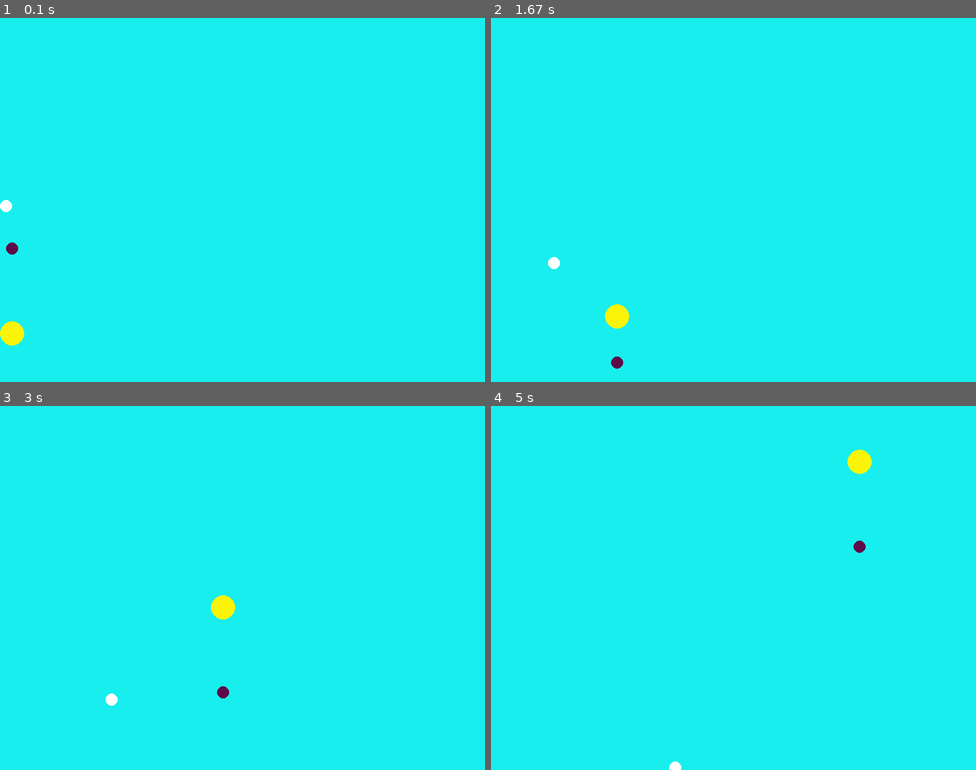
Above: before the commit, frames 1-4 (two rows, left to right).
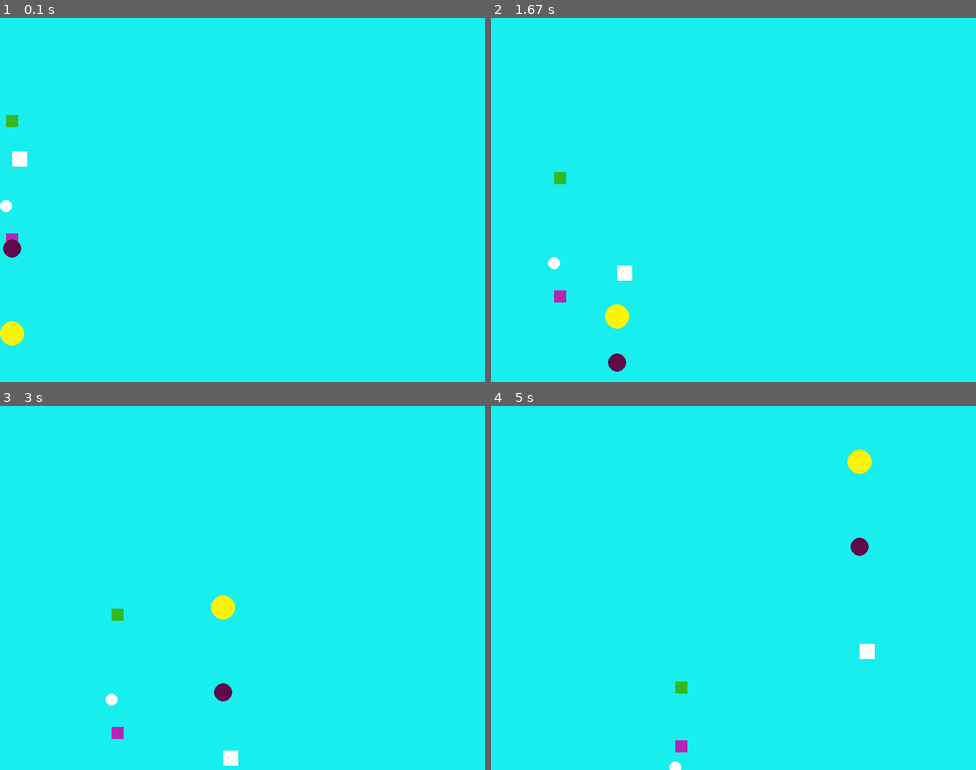
Above: after the commit, the same moments.

Repository: Juan4919/intro-pygame
Game: pygame game, started from main.py
Same seed, same stepped clock (60 frames per second), same inputs: the game is played once before the commit and once after it.
Inputs:
- Up to frame 1 (0.1 s): no input
- Up to frame 2 (1.67 s): no input
- Up to frame 3 (3 s): no input
- Up to frame 4 (5 s): no input

The runs differ from the first frame. In frame 1, 0.3% of the frame differs, in the area x 0-6%, y 26-66%; in frame 2, 0.4%, in the area x 13-30%, y 42-98%; in frame 3, 0.4%; in frame 4, 0.4%.

Commit message:
creacion y aplicacion de la clase Figura

Diff:
--- a/figura_class.py
+++ b/figura_class.py
@@ -1,12 +1,13 @@
 import pygame as pg
 
-class Rectangulo:
-    def __init__(self,pos_x,pos_y, color=(255,255,255),w=20,h=20,vx=1,vy=1):
+class Figura:
+    def __init__(self,pos_x,pos_y, color=(255,255,255),w=20,h=20,radio=10, vx=1,vy=1 ):
         self.pos_x = pos_x
         self.pos_y = pos_y
         self.color = color
         self.w = w
         self.h = h
+        self.radio = radio
         self.vx = vx
         self.vy = vy
 
@@ -19,28 +20,8 @@
         if self.pos_y == 600 or self.pos_y == 0:
             self.vy = self.vy*-1
 
-    def dibujar(self,sourface):
-        pg.draw.rect( sourface,self.color, (self.pos_x,self.pos_y,self.w,self.h) )
+    def dibujarRectangulo(self,surface):
+        pg.draw.rect( surface,self.color, (self.pos_x,self.pos_y,self.w,self.h) )
 
-
-class Circulo:
-    def __init__(self,pos_x,pos_y,color=(255,255,255),radio = 10,vx=1,vy=1 ):
-        self.pos_x = pos_x
-        self.pos_y = pos_y
-        self.color = color
-        self.radio = radio
-        self.vx = vx
-        self.vy = vy
-
-
-    def mover(self):
-        self.pos_x += self.vx
-        self.pos_y += self.vy
-        if self.pos_x == 800 or self.pos_x==0:
-            self.vx = self.vx*-1
-
-        if self.pos_y == 600 or self.pos_y == 0:
-            self.vy = self.vy*-1
-
-    def dibujar(self,sourface):
-        pg.draw.circle( sourface,self.color,(self.pos_x,self.pos_y),self.radio )
+    def dibujarCirculo(self,surface):
+        pg.draw.circle( surface,self.color,(self.pos_x,self.pos_y),self.radio )
--- a/main.py
+++ b/main.py
@@ -1,5 +1,5 @@
 import pygame as pg
-from figura_class import Rectangulo,Circulo
+from figura_class import Figura
 
 #inicializar todos los modulos de pygame, pantallas, objetos, sonidos,teclado,etc
 pg.init()
@@ -8,15 +8,15 @@
 pg.display.set_caption( "Intro Pygame" )#agregar un titulo a mi ventana
 
 game_over = True
-"""
-rectangulo1 = Rectangulo(0,300,(185, 36, 183))
-rectangulo2 = Rectangulo(0,350,vx=2,vy=2)
-rectangulo3 = Rectangulo(0,360,(52, 185, 36))
-"""
 
-circulo1 = Circulo(0,300)
-circulo2 = Circulo(0,360,( 95, 10, 72 ),vx=2,vy=2)
-circulo3 = Circulo(0,500,( 251, 244, 8),20,2,2)
+rectangulo1 =  Figura(0,345,(185, 36, 183))
+rectangulo2 = Figura(0,200,vx=2,vy=2,w=25,h=25)
+rectangulo3 = Figura(0,150,(52, 185, 36))
+
+
+circulo1 = Figura(0,300)
+circulo2 = Figura(0,360,( 95, 10, 72 ),radio=15,vx=2,vy=2)
+circulo3 = Figura(0,500,( 251, 244, 8),radio=20,vx=2,vy=2)
 
 while game_over:
 
@@ -27,22 +27,22 @@
 
     pantalla.fill( ( 24, 238, 238) )#asignar un color a la pantalla
 
-    """
+
     rectangulo1.mover()
     rectangulo2.mover()
     rectangulo3.mover()
 
-    rectangulo1.dibujar(pantalla)
-    rectangulo2.dibujar(pantalla)
-    rectangulo3.dibujar(pantalla)
-    """
+    rectangulo1.dibujarRectangulo(pantalla)
+    rectangulo2.dibujarRectangulo(pantalla)
+    rectangulo3.dibujarRectangulo(pantalla)
+
     circulo1.mover()
     circulo2.mover()
     circulo3.mover()
 
-    circulo1.dibujar(pantalla)
-    circulo2.dibujar(pantalla)
-    circulo3.dibujar(pantalla)
+    circulo1.dibujarCirculo(pantalla)
+    circulo2.dibujarCirculo(pantalla)
+    circulo3.dibujarCirculo(pantalla)
 
     pg.display.flip()#funcion para cargar toda la configuracion que va dentro de la pantalla
 
--- /dev/null
+++ b/old_figura_class.py
@@ -0,0 +1,46 @@
+import pygame as pg
+
+class Rectangulo:
+    def __init__(self,pos_x,pos_y, color=(255,255,255),w=20,h=20,vx=1,vy=1):
+        self.pos_x = pos_x
+        self.pos_y = pos_y
+        self.color = color
+        self.w = w
+        self.h = h
+        self.vx = vx
+        self.vy = vy
+
+    def mover(self):
+        self.pos_x += self.vx
+        self.pos_y += self.vy
+        if self.pos_x == 800 or self.pos_x==0:
+            self.vx = self.vx*-1
+
+        if self.pos_y == 600 or self.pos_y == 0:
+            self.vy = self.vy*-1
+
+    def dibujar(self,sourface):
+        pg.draw.rect( sourface,self.color, (self.pos_x,self.pos_y,self.w,self.h) )
+
+
+class Circulo:
+    def __init__(self,pos_x,pos_y,color=(255,255,255),radio = 10,vx=1,vy=1 ):
+        self.pos_x = pos_x
+        self.pos_y = pos_y
+        self.color = color
+        self.radio = radio
+        self.vx = vx
+        self.vy = vy
+
+
+    def mover(self):
+        self.pos_x += self.vx
+        self.pos_y += self.vy
+        if self.pos_x == 800 or self.pos_x==0:
+            self.vx = self.vx*-1
+
+        if self.pos_y == 600 or self.pos_y == 0:
+            self.vy = self.vy*-1
+
+    def dibujar(self,sourface):
+        pg.draw.circle( sourface,self.color,(self.pos_x,self.pos_y),self.radio )
